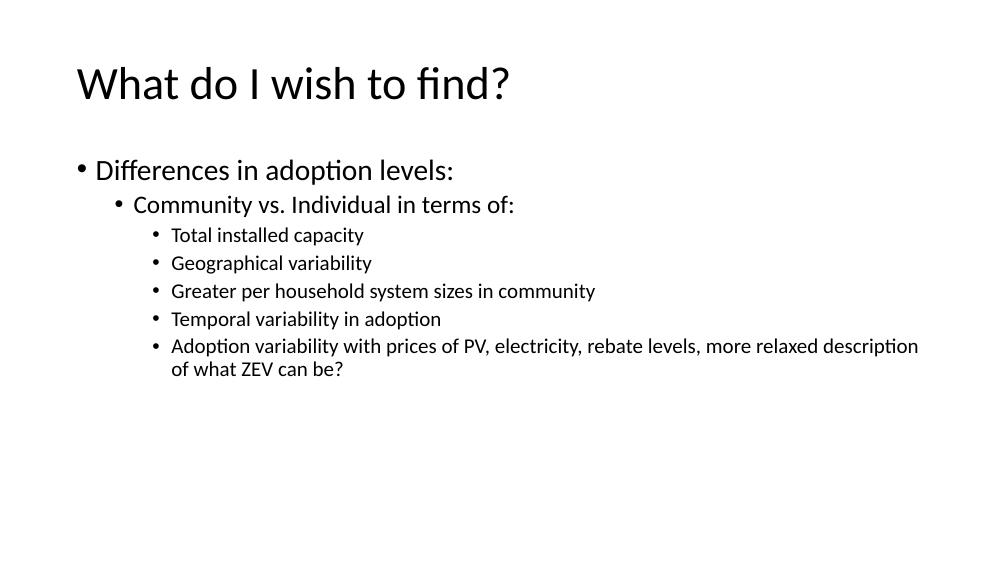
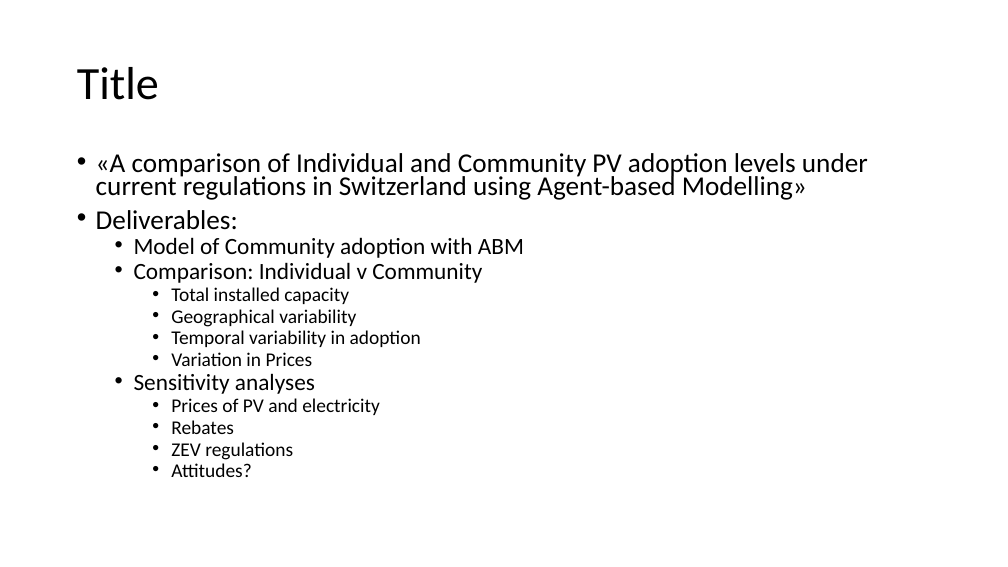
Before and after one commit to prakharmehta95/Thesis, a slide deck: slide 8 of PM/Presentations/PM_ThesisUpdates_Jan11.pptx (slide 9 before the commit). Drawn at 1008x567 pixels with LibreOffice and Linux fonts; fonts in the diff are those of the drawing. Boxes give left, top, right and bottom in pixels: in the first picture for what was removed or moved away, otherwise in the second. Text is boxed around its words. In the diff, an @@ line names an element or a change of style, - is before the commit and + after.

```diff
--- a/PM/Presentations/PM_ThesisUpdates_Jan11.pptx
+++ b/PM/Presentations/PM_ThesisUpdates_Jan11.pptx
@@ title at (77,67,159,100): text changed @@
-What do I wish to find?
+Title
@@ text at (96,153,868,283): text changed; size 24 to 25.9 pt @@
-• Differences in adoption levels:
-  • Community vs. Individual in terms of:
+• «A comparison of Individual and Community PV adoption levels under current regulations in Switzerland using Agent-based Modelling»
+• Deliverables:
+  • Model of Community adoption with ABM
+  • Comparison: Individual v Community
@@ text at (171,283,595,302): paragraph removed @@
-    • Greater per household system sizes in community
@@ text at (171,287,421,347): size 20 to 18.5 pt in "Total installed capacity", "Geographical variability", "Temporal variability in adoption"; line spacing 0.9 to 0.7 @@
@@ text at (134,352,380,477): text changed; size 20 to 18.5 pt @@
-    • Adoption variability with prices of PV, electricity, rebate levels, more relaxed description of what ZEV can be?
+    • Variation in Prices
+  • Sensitivity analyses
+    • Prices of PV and electricity
+    • Rebates
+    • ZEV regulations
+    • Attitudes?
```
Also in this commit, not shown: 7 other slides changed, 1 slide removed, 7 other files.
